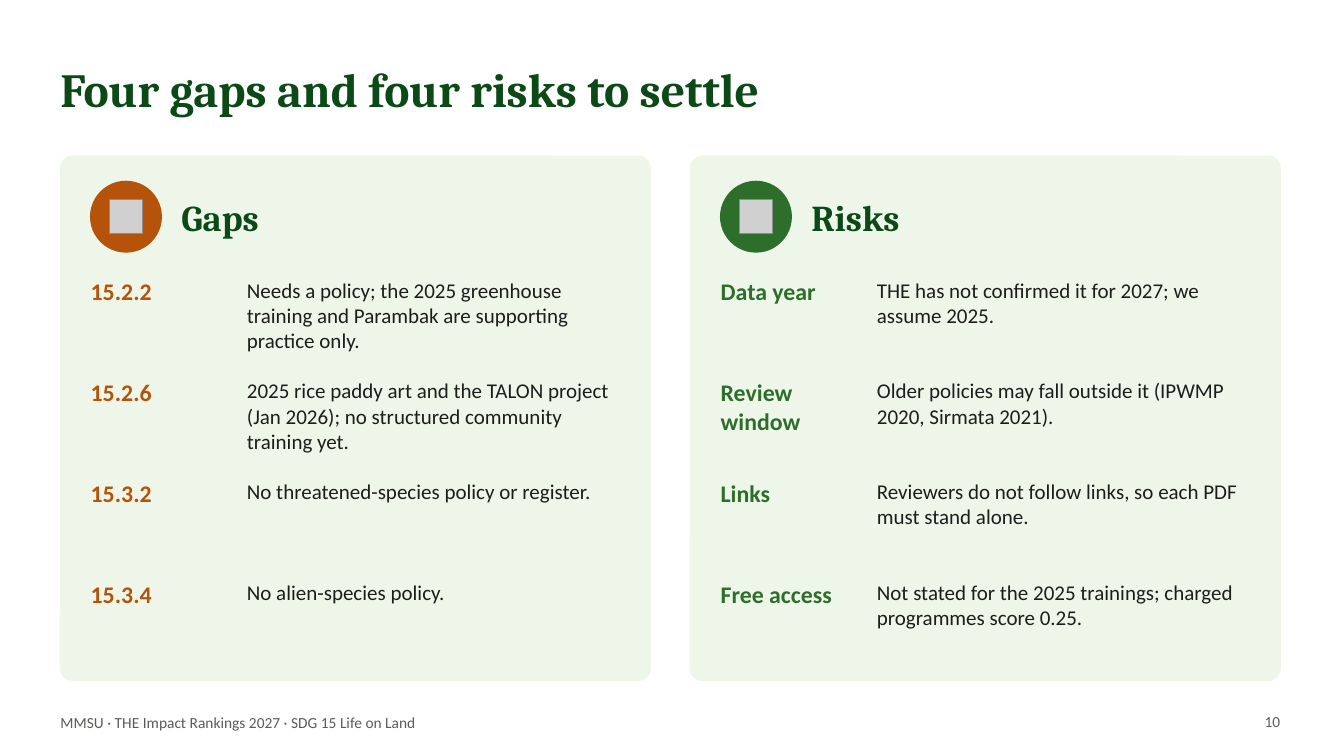
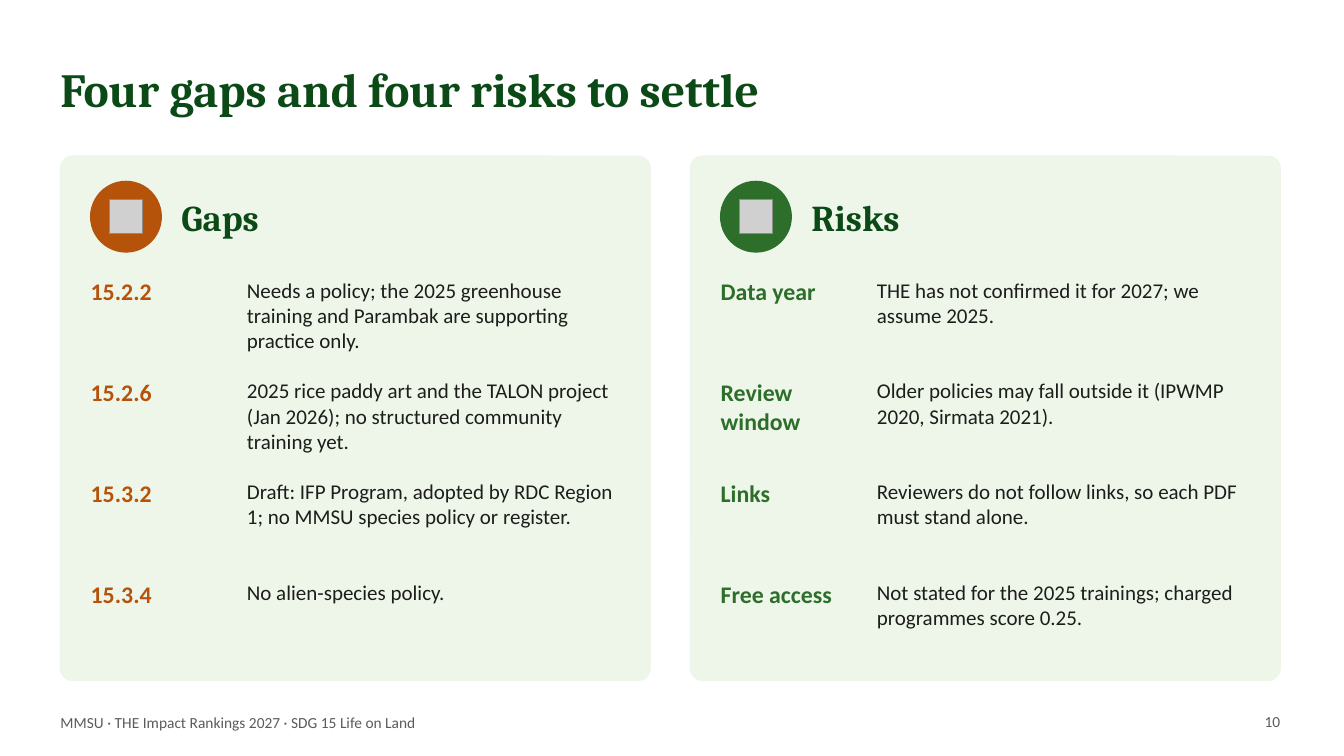
Before and after one commit to BhinoSTV/MMSUGreenDashboard, a slide deck: slide 10 of submission/sdg15/team-update/SDG15_Team_Update_2026-10-30.pptx. Drawn at 1344x756 pixels with LibreOffice and Linux fonts; fonts in the diff are those of the drawing; grey boxes stand for pictures. Boxes give left, top, right and bottom in pixels: in the first picture for what was removed or moved away, otherwise in the second. Text is boxed around its words. In the diff, an @@ line names an element or a change of style, - is before the commit and + after.

```diff
--- a/submission/sdg15/team-update/SDG15_Team_Update_2026-10-30.pptx
+++ b/submission/sdg15/team-update/SDG15_Team_Update_2026-10-30.pptx
@@ text at box(247, 484, 612, 528): text changed @@
-No threatened-species policy or register.
+Draft: IFP Program, adopted by RDC Region 1; no MMSU species policy or register.
```
Also in this commit, not shown: 2 other slides changed, 20 other files.
